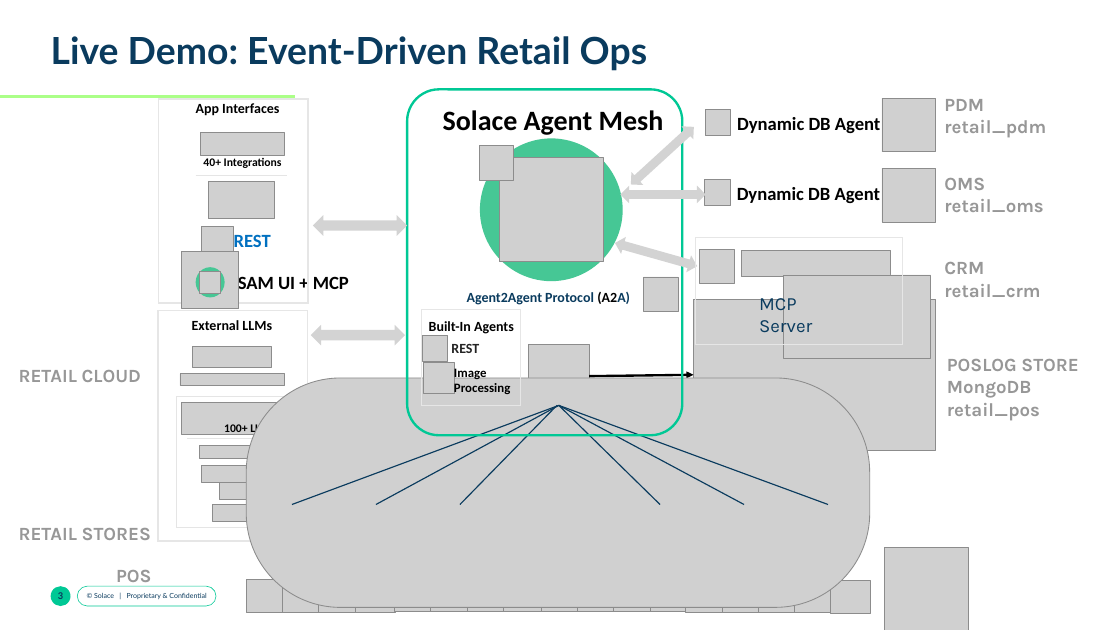
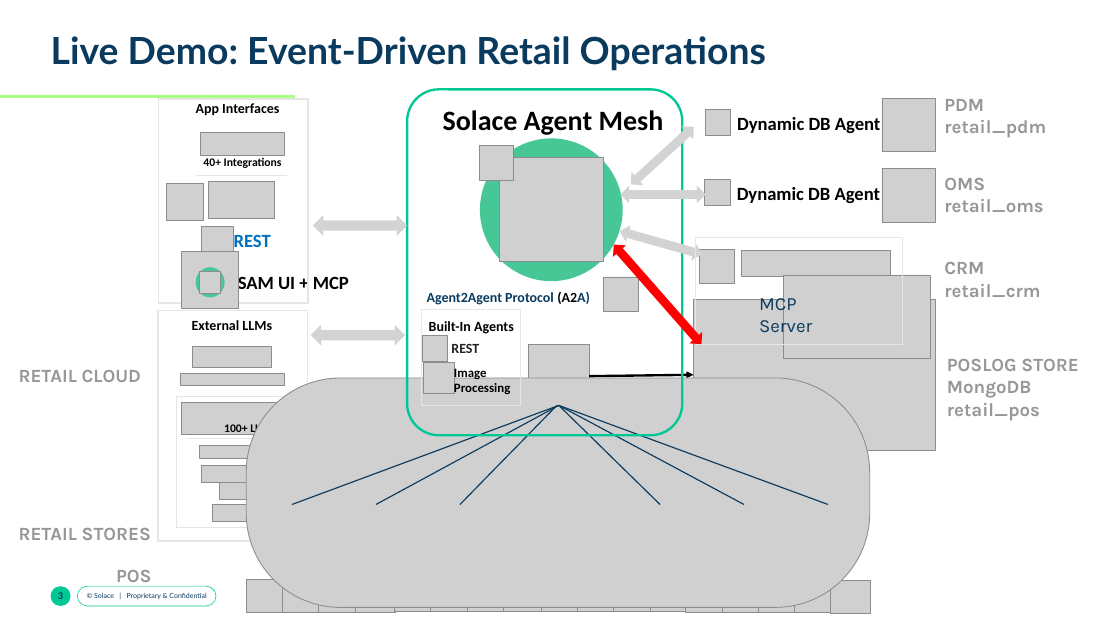
Before and after one commit to martensa/solace-demo-artifacts, a slide deck: slide 3 of meetup-demo/slides/SAM v2 – AI Worker Lifecycle Meetup.pptx. Drawn at 1120x630 pixels with LibreOffice and Linux fonts; fonts in the diff are those of the drawing; grey boxes stand for pictures; background and template pictures are left out. Boxes give left, top, right and bottom in pixels: in the first picture for what was removed or moved away, otherwise in the second. Text is boxed around its words. In the diff, an @@ line names an element or a change of style, - is before the commit and + after.

```diff
--- a/meetup-demo/slides/SAM v2 – AI Worker Lifecycle Meetup.pptx
+++ b/meetup-demo/slides/SAM v2 – AI Worker Lifecycle Meetup.pptx
@@ title at bbox=[51, 36, 766, 71]: text changed @@
-Live Demo: Event-Driven Retail Ops
+Live Demo: Event-Driven Retail Operations
@@ picture added at bbox=[167, 183, 204, 220] @@
@@ up down arrow added at bbox=[608, 239, 708, 349], fill #FF0000 @@
@@ up down arrow: place and size @@
-up down arrow at bbox=[613, 234, 700, 275]
+up down arrow at bbox=[617, 223, 704, 263]
@@ text "Agent2Agent Protocol (A2A)": place and size @@
-text "Agent2Agent Protocol (A2A)" at bbox=[467, 292, 630, 305]
+text "Agent2Agent Protocol (A2A)" at bbox=[427, 292, 590, 305]
@@ picture added at bbox=[604, 277, 639, 312] @@
@@ picture removed at bbox=[644, 277, 678, 312] @@
@@ picture removed at bbox=[885, 548, 969, 630] @@
```
Also in this commit, not shown: 3 other slides changed, 4 other files.
